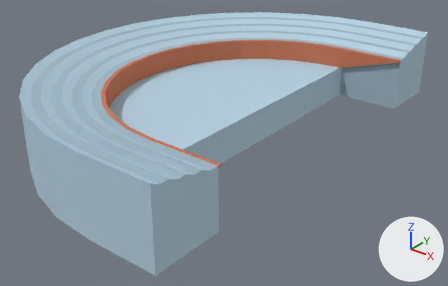
Two versions of the Blender file Assets/Models/Environment/Arena.blend, one commit apart.
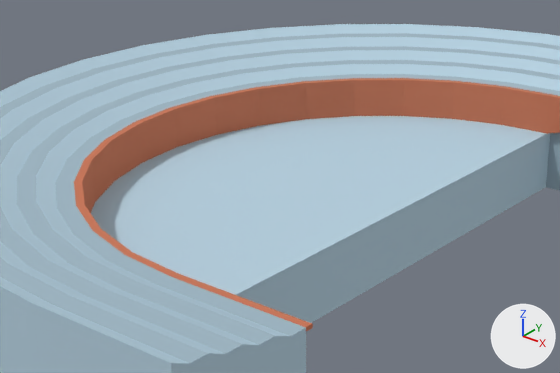
Each version appears first whole from a 50 mm lens placed at (53.9, -67.2, 33.9), pointed at (0.8, -0.9, -7.2), and next in a close-up on the part from 14% to 77% of the width and 0% to 66% of the height. Every picture has the same lights, and +X, +Y and +Z are marked at lower right.

Names of what the first close-up shows: 'Arena', 'Border'.
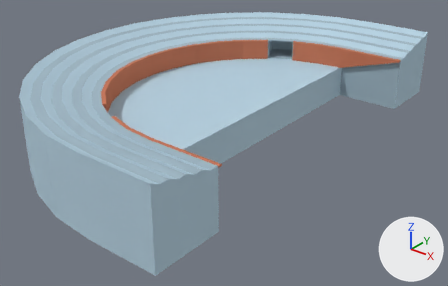
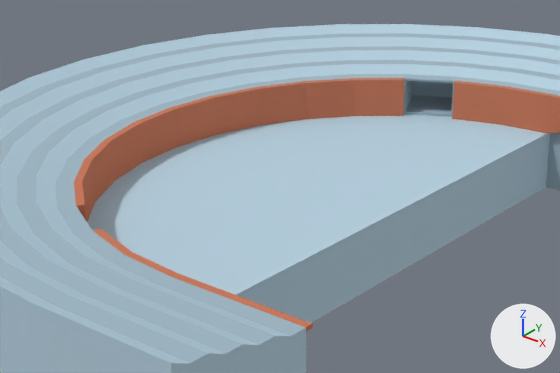
Commit message: Door holes
[ADD] Holes in the mesh where the doors will be placed.

Changed parts and their boxes [x1, y1, x2, y2] in the close-ups (560 x 373 px):
part 1 of me_cylinder_001, cut back
    before: [77, 205, 101, 230]
    after: [77, 205, 86, 220]
part 2 of me_cylinder_001, cut back
    before: [403, 78, 455, 119]
part 3 of me_cylinder, built on (blue)
    after: [403, 78, 455, 117]

Diff of the bpy script that builds the scene:
```diff
--- a/Assets/Models/Environment/Arena.blend.py
+++ b/Assets/Models/Environment/Arena.blend.py
@@ me_cylinder_001 @@
 me_cylinder_001.from_pydata(...)  # 204 vertices, 90 faces; spans x -15.1..17.4, y -22.5..22.5, z 0.0..3.2
 # used by ob_border; location = (0.0, 0.0, 0.0)
 # verts and faces of me_cylinder_001; kept vertices keep their numbers, new ones are numbered from 204
 # before: 6 (-1.0, -20.3, 0.0), 7 (-1.0, -20.3, 3.2) at pixel (101, 228), 8 (-4.8, -18.2, 0.0), 9 (-4.8, -18.2, 3.2) at pixel (84, 204), 37 (-1.2, -20.8, 3.2) at pixel (92, 230)
 # before: 38 (-5.1, -18.7, 3.2) at pixel (76, 205), 54 (-1.2, -20.8, 0.0), 55 (-5.1, -18.7, 0.0), 70 (-3.2, -19.7, 3.2) at pixel (84, 217), 86 (-2.2, -20.3, 3.2) at pixel (88, 224)
 # before: 102 (-4.2, -19.2, 3.2) at pixel (80, 211), 118 (-1.7, -20.5, 3.2) at pixel (90, 227), 134 (-3.7, -19.5, 3.2) at pixel (82, 214), 150 (-2.7, -20.0, 3.2) at pixel (86, 220), 166 (-4.6, -19.0, 3.2) at pixel (78, 208)
 # before: 28 (-4.8, 18.2, 0.0) at pixel (403, 116), 29 (-4.8, 18.2, 3.2) at pixel (404, 80), 30 (-1.0, 20.3, 0.0) at pixel (452, 118), 31 (-1.0, 20.3, 3.2) at pixel (454, 82), 48 (-5.1, 18.7, 3.2) at pixel (404, 78)
 # before: 49 (-1.2, 20.8, 3.2) at pixel (455, 80), 65 (-5.1, 18.7, 0.0), 66 (-1.2, 20.8, 0.0), 81 (-3.2, 19.7, 3.2) at pixel (429, 79), 97 (-4.2, 19.2, 3.2) at pixel (417, 78)
 # before: 113 (-2.2, 20.3, 3.2) at pixel (442, 80), 129 (-4.6, 19.0, 3.2) at pixel (410, 78), 145 (-2.7, 20.0, 3.2) at pixel (436, 79), 161 (-3.7, 19.5, 3.2) at pixel (423, 79), 177 (-1.7, 20.5, 3.2) at pixel (448, 80)
+# me_cylinder_001 part 1
+delete_vertices([70, 86, 102, 118, 134, 150, 166])  # with the faces that use them
+delete_faces([(6, 54, 55, 8), (6, 8, 9, 7)])
+faces += [(8, 9, 38, 55), (6, 54, 37, 7)]
+# me_cylinder_001 part 2
+delete_vertices([81, 97, 113, 129, 145, 161, 177])  # with the faces that use them
+delete_faces([(28, 65, 66, 30), (28, 30, 31, 29)])
+faces += [(28, 65, 48, 29), (30, 31, 49, 66)]
 me_cylinder_001.materials.append(mat_border)
@@ me_cylinder @@
 # used by ob_arena; location = (0.0, 0.0, 0.0)
-me_cylinder.from_pydata(...)  # 1255 vertices, 1137 faces; spans x -25.1..17.4, y -32.5..32.5, z -5.0..5.5
+me_cylinder.from_pydata(...)  # 1299 vertices, 1181 faces; spans x -25.1..17.4, y -32.5..32.5, z -5.0..5.5
+# me_cylinder part 3
+# 2 faces are deleted
+# 38 vertices are added at x -7.3..-1.4, y -25.1..25.1, z 0.2..3.1
+# 6 new vertices lie (0.0, 0.0, 2.8) away from vertices in x -7.3..-1.4, y -20.7..25.1, z 0.2
+# 46 new faces join them, mat_seatfrontside (blue #a1b8c5)
 me_cylinder.materials.append(mat_seatbackside)
```
